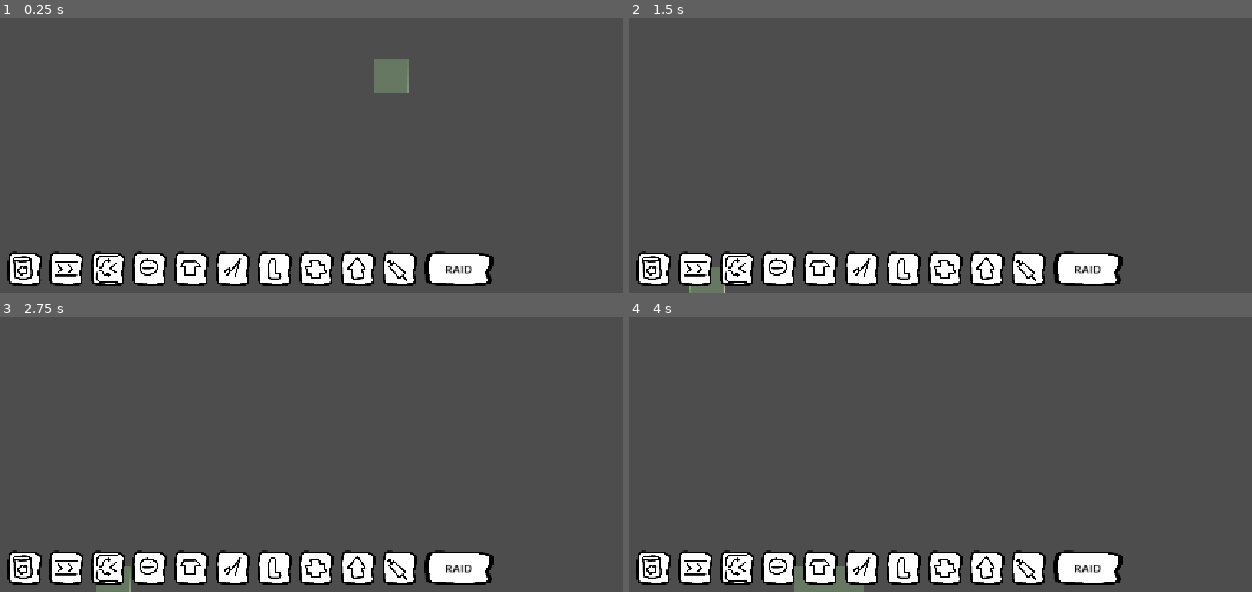
Above: before the commit, frames 1-4 (two rows, left to right).
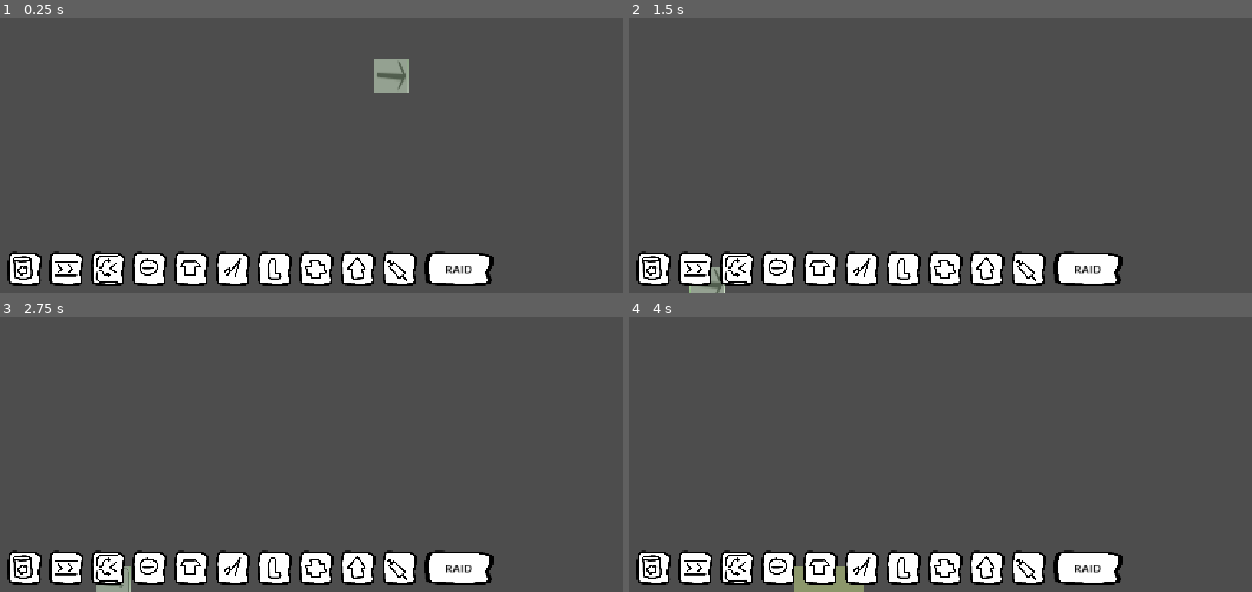
Above: after the commit, the same moments.

Repository: Schlutzkrapfen/Camara-Game
Game: Godot game, scene res://Levels/main_scene.tscn
Same seed, same stepped clock (60 frames per second), same inputs: the game is played once before the commit and once after it.
Inputs (mouse positions are in pixels of both pictures, inside the frame that each line leads up to):
- Up to frame 1 (0.25 s): no input
- Up to frame 2 (1.5 s): click (653, 268) at 0.5 s; click (697, 268) at 1.25 s
- Up to frame 3 (2.75 s): click (105, 567) at 2 s
- Up to frame 4 (4 s): click (778, 567) at 2.75 s; click (822, 567) at 3.5 s

The runs differ from the first frame. In frame 1, 0.6% of the frame differs, in the area x 60-66%, y 14-28%; in frame 2, 0.2%; in frame 3, 0.2%; in frame 4, 0.5%.

Commit message:
forget to save

Diff:
--- a/script/check_if_build.gd
+++ b/script/check_if_build.gd
@@ -18,13 +18,17 @@
 	return true
 func _process(_delta: float) -> void:#
 	tilemap.clear()
+	rotation_tilemap.clear()
+	var current_house = Global.factory_list[Global.current_house]
 	var mouse_pos = get_global_mouse_position()
 	var tile = tilemap.local_to_map(tilemap.to_local(mouse_pos))
 	var is_okay= check_if_okay_to_build(tile)
 	for x in Global.factory_list[Global.current_house].size.x:
 		for y in Global.factory_list[Global.current_house].size.y:
 			var tiles = tile +Global.get_rotation_out_of_size(x, y)
+			var local_tile =  Vector2i(x,y)
 			if is_okay:
 				tilemap.set_cell(tiles,0,Vector2i(0,0))
 			else:
 				tilemap.set_cell(tiles,1,Vector2i(0,0))
+			rotation_tilemap.set_cell(tiles,current_house.tilemap_id,current_house.position_tilemap+local_tile,Global.currentrotation)
